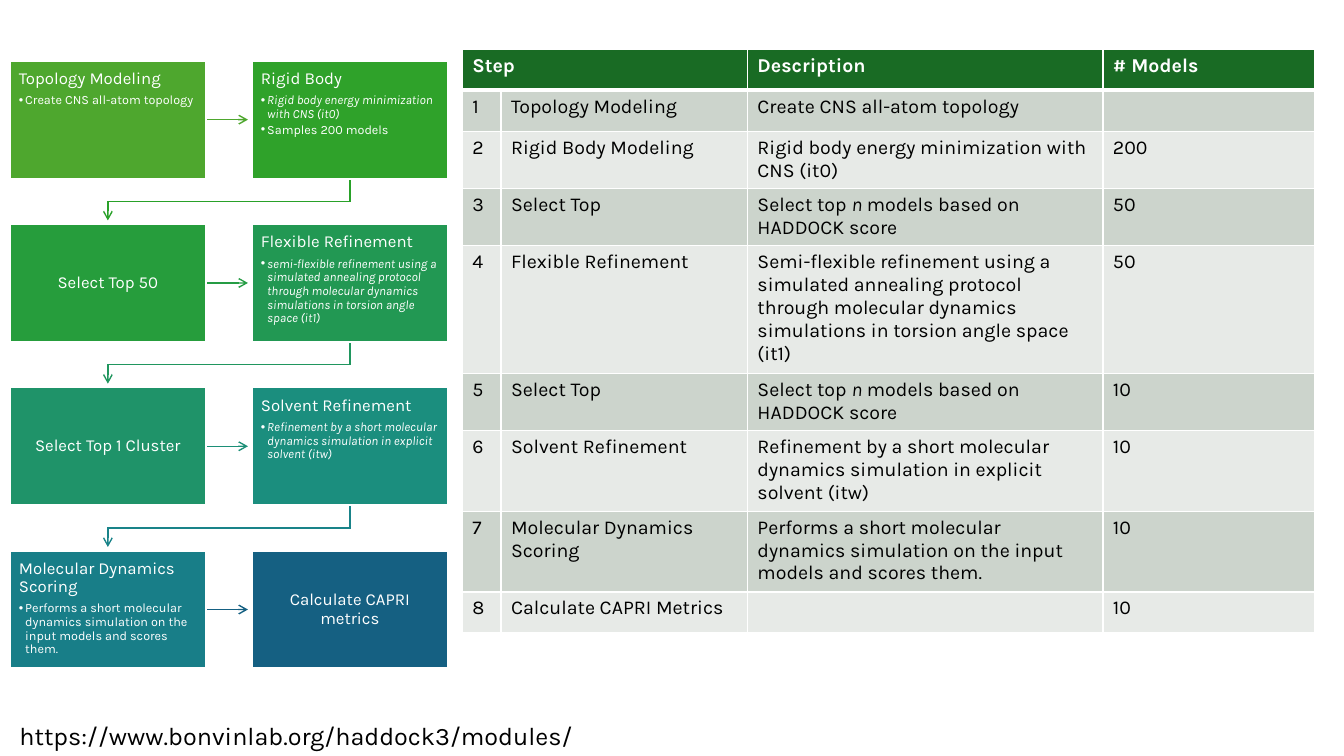
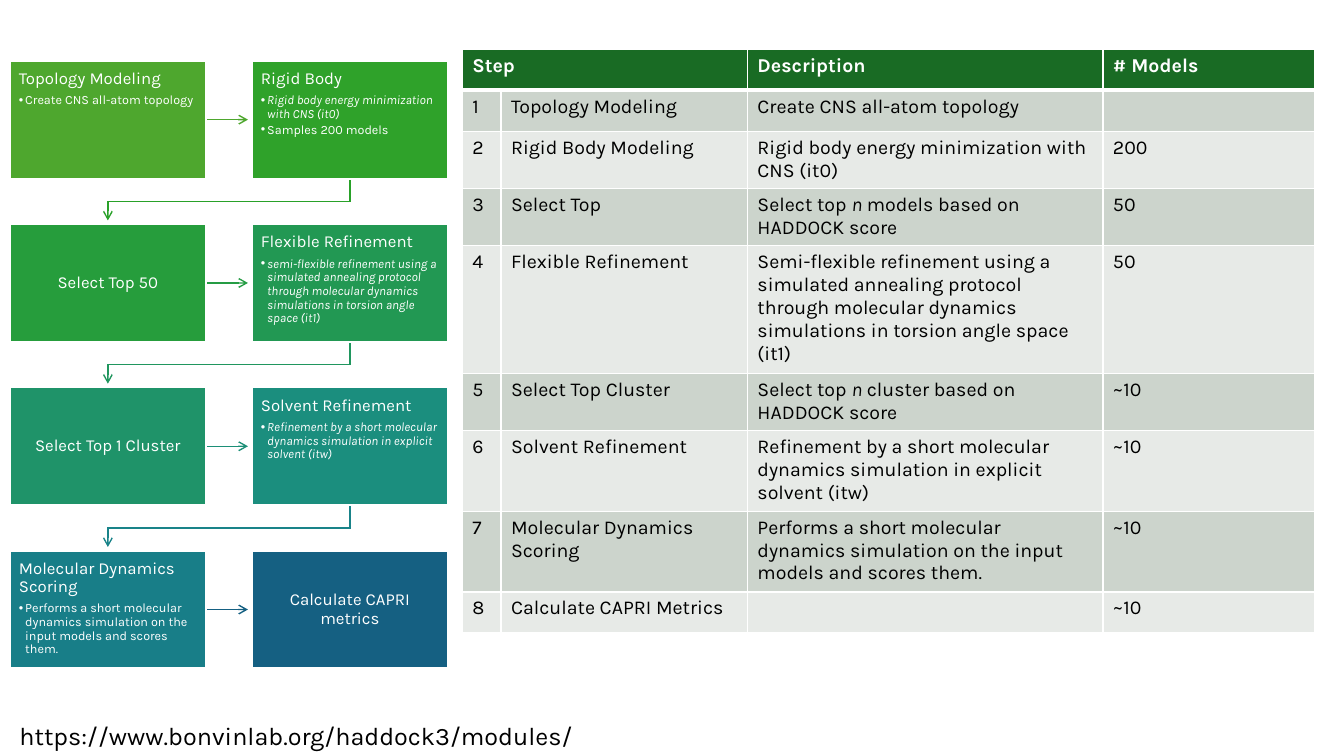
Before and after one commit to colbyford/Influenza_H5-Antibody_Predictions, a slide deck: slide 2 of figures/Workflow.pptx. Drawn at 1344x756 pixels with LibreOffice and Linux fonts; fonts in the diff are those of the drawing. Boxes give left, top, right and bottom in pixels: in the first picture for what was removed or moved away, otherwise in the second. Text is boxed around its words. In the diff, an @@ line names an element or a change of style, - is before the commit and + after.

```diff
--- a/figures/Workflow.pptx
+++ b/figures/Workflow.pptx
@@ table at [463,49,1316,619] @@
-row 6: 5 | Select Top | Select top n models based on HADDOCK score | 10
+row 6: 5 | Select Top Cluster | Select top n cluster based on HADDOCK score | ~10
-row 7, column 4: 10
+row 7, column 4: ~10
-row 8, column 4: 10
+row 8, column 4: ~10
-row 9, column 4: 10
+row 9, column 4: ~10
```
